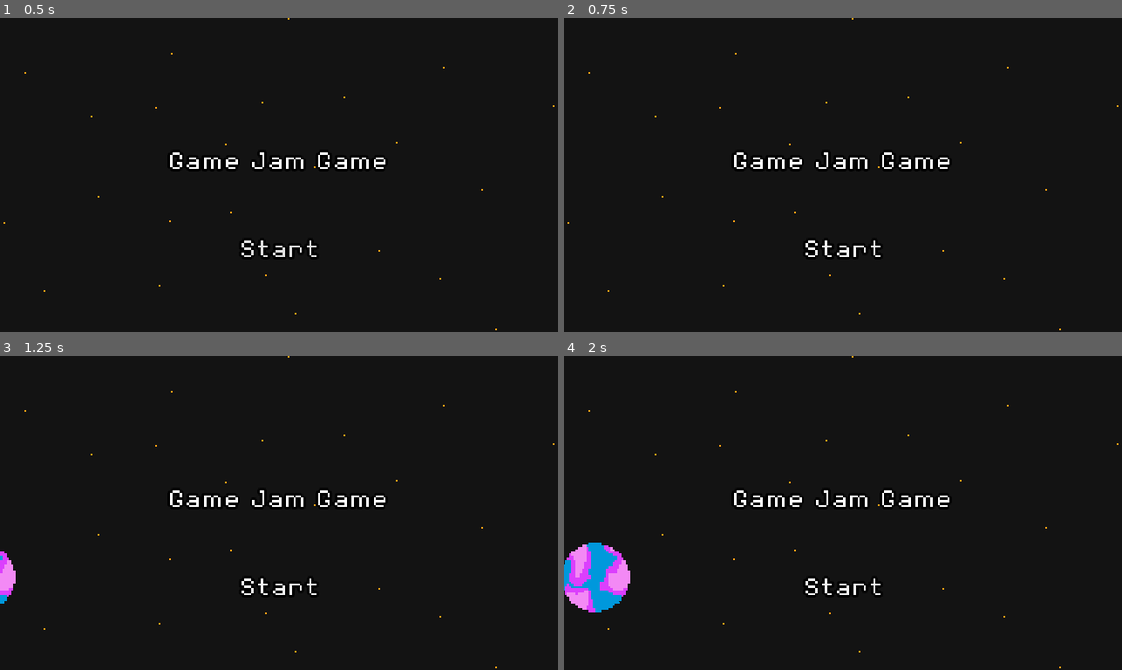
Above: before the commit, frames 1-4 (two rows, left to right).
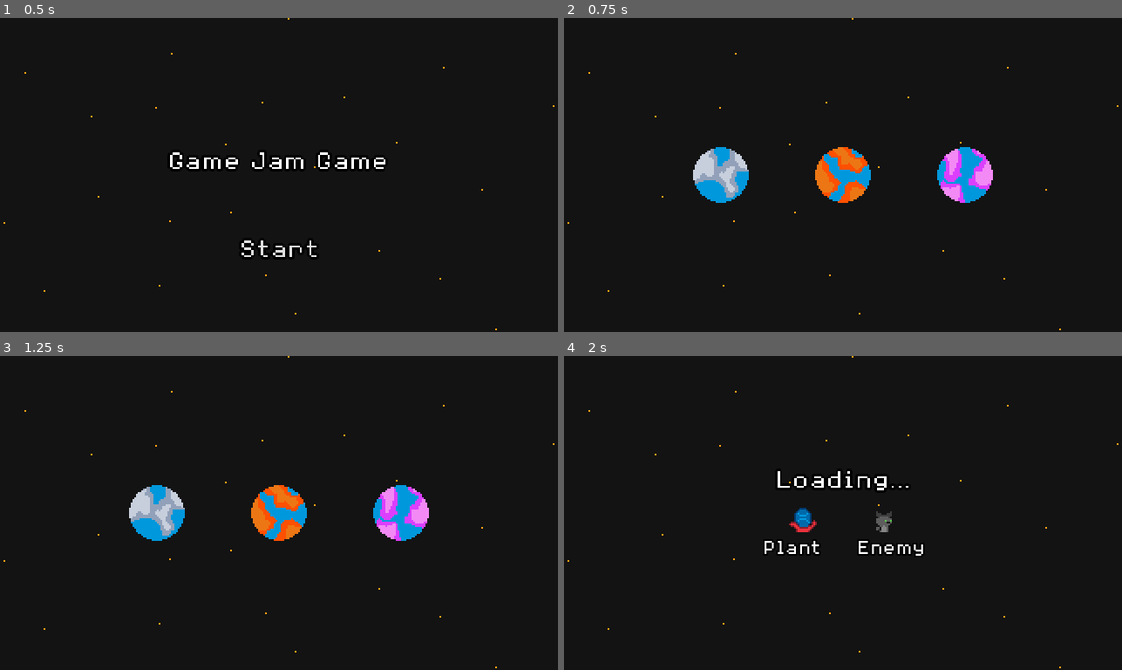
Above: after the commit, the same moments.

Repository: jreinke428/gamejam
Game: Godot game, scene res://Game/Start.tscn
Two runs of this game, one before a commit and one after it. Both use one fixed random seed, a clock stepped at 60 frames per second and the inputs below. This scene is started directly instead of the project's main scene.
Inputs (mouse positions are in pixels of both pictures, inside the frame that each line leads up to):
- Up to frame 1 (0.5 s): no input
- Up to frame 2 (0.75 s): click "Start" at 0.5 s
- Up to frame 3 (1.25 s): no input
- Up to frame 4 (2 s): click (720, 513) at 1.27 s

Frame 1 is identical in both runs. In frame 2, 4.6% of the frame differs, in the area x 23-77%, y 41-77%; in frame 3, 4.9%, in the area x 0-77%, y 41-79%; in frame 4, 3.8%.

Commit message:
menus

Diff:
--- a/Game/PlanetLoading.gd
+++ b/Game/PlanetLoading.gd
@@ -4,3 +4,5 @@
 func _ready():
 	$VBoxContainer/HBoxContainer/Enemy.texture = GlobalProperties.currentState.enemy.texture
 	$VBoxContainer/HBoxContainer/Plant.texture = GlobalProperties.currentState.plant.texture
+	await get_tree().create_timer(5).timeout
+	get_tree().change_scene_to_file("res://Test.tscn")
--- a/Game/PlanetLoading.tscn
+++ b/Game/PlanetLoading.tscn
@@ -50,6 +50,7 @@
 
 [node name="HBoxContainer" type="HBoxContainer" parent="VBoxContainer"]
 layout_mode = 2
+theme_override_constants/separation = 30
 alignment = 1
 
 [node name="Plant" type="TextureRect" parent="VBoxContainer/HBoxContainer"]
--- a/Game/PlanetSelection.gd
+++ b/Game/PlanetSelection.gd
@@ -25,13 +25,16 @@
 	GlobalProperties.currentState.planet = planetSelections[0].planet
 	GlobalProperties.currentState.plant = planetSelections[0].plant
 	GlobalProperties.currentState.enemy = planetSelections[0].enemy
+	get_tree().change_scene_to_file("res://Game/PlanetLoading.tscn")
 
 func _on_planet_button_2_pressed():
 	GlobalProperties.currentState.planet = planetSelections[1].planet
 	GlobalProperties.currentState.plant = planetSelections[1].plant
 	GlobalProperties.currentState.enemy = planetSelections[1].enemy
+	get_tree().change_scene_to_file("res://Game/PlanetLoading.tscn")
 
 func _on_planet_button_3_pressed():
 	GlobalProperties.currentState.planet = planetSelections[2].planet
 	GlobalProperties.currentState.plant = planetSelections[2].plant
 	GlobalProperties.currentState.enemy = planetSelections[2].enemy
+	get_tree().change_scene_to_file("res://Game/PlanetLoading.tscn")
--- a/Game/Start.gd
+++ b/Game/Start.gd
@@ -17,4 +17,4 @@
 		planetTimer.start(time+randf_range(1,3))
 
 func _on_start_pressed():
-	get_tree().change_scene_to_file("res://Game/Selection.tscn")
+	get_tree().change_scene_to_file("res://Game/PlanetSelection.tscn")
--- a/Util/GlobalScripts/FlowField.gd
+++ b/Util/GlobalScripts/FlowField.gd
@@ -8,7 +8,7 @@
 var INTEGRATION_FIELD = Dictionary()
 var FLOW_FIELD = Dictionary()
 var vectors = Node2D.new()
-@onready var surfaceMap : TileMap = $'/root/Test/World'
+var worldMap
 var targetPos
 
 func initializeFields():
@@ -28,7 +28,7 @@
 	for x in range(MAP_SIZE.x):
 		for y in range(MAP_SIZE.y):
 			var pos = Vector2i(x,y)
-			if surfaceMap.get_cell_source_id(1, pos) != -1:
+			if worldMap.get_cell_source_id(1, pos) != -1:
 				COST_FIELD[Vector2i(x,y)] = 3
 			else:
 				COST_FIELD[Vector2i(x,y)] = 1
--- a/Util/GlobalScripts/GlobalProperties.gd
+++ b/Util/GlobalScripts/GlobalProperties.gd
@@ -27,13 +27,13 @@
 
 var PLANTS = [
 	{
-		'texture' : null
+		'texture' : preload("res://World/Fauna/alien-plant-1.png")
 	},
 	{
-		'texture' : null
+		'texture' : preload("res://World/Fauna/alien-plant-2.png")
 	},
 	{
-		'texture' : null
+		'texture' : preload("res://World/Fauna/alien-plant-3.png")
 	}
 ]
 
--- a/World/WorldGeneration.gd
+++ b/World/WorldGeneration.gd
@@ -45,10 +45,6 @@
 	'grass': {'terrainSet': 0, 'terrain': 1},
 }
 
-var TerrainColors = [
-	'ea323c', '5ac54f', 'ff5000', 'db3ffd'
-]
-
 #'tree': {'layer': 0, 'sourceId': 0, 'atlasCoords': Vector2.ZERO, 'alternativeTile': 1},
 var ObjectTiles = {
 	"plant1": {'layer': 2, 'sourceId': 7, 'atlasCoords': Vector2.ZERO, 'alternativeTile': 2},
@@ -59,7 +55,8 @@
 }
 
 func _ready():
-	chooseTerrainColor()
+	FlowField.worldMap = self
+	setTerrainColor()
 	generateTerrain()
 
 func clearWorldTileMaps():
@@ -128,5 +125,5 @@
 func between(val, start, end) -> bool:
 	return start <= val and val < end # i think this still works
 
-func chooseTerrainColor():
-	set_layer_modulate(0, Color(TerrainColors[randf_range(0, TerrainColors.size())]))
+func setTerrainColor():
+	set_layer_modulate(0, GlobalProperties.currentState.planet.color)
